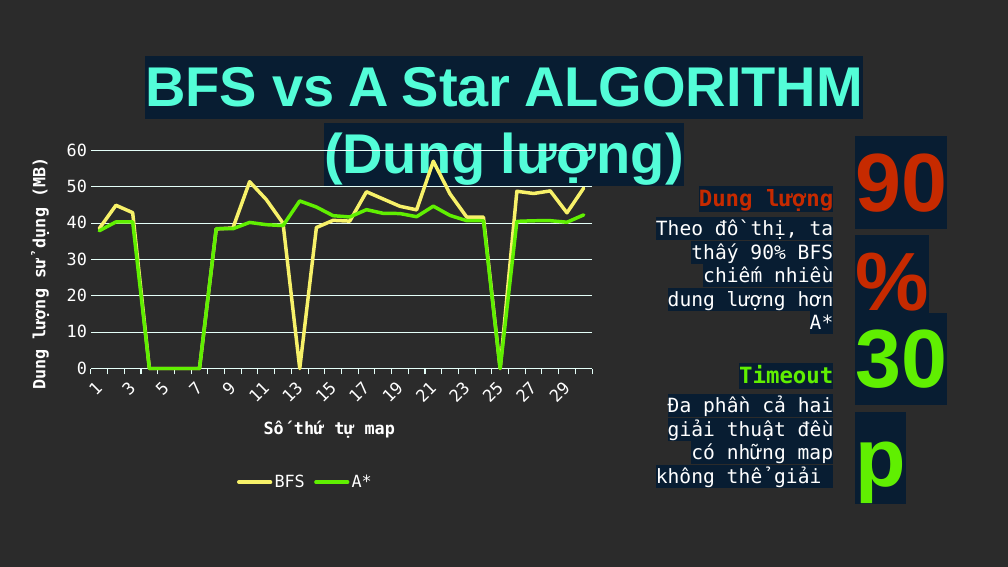
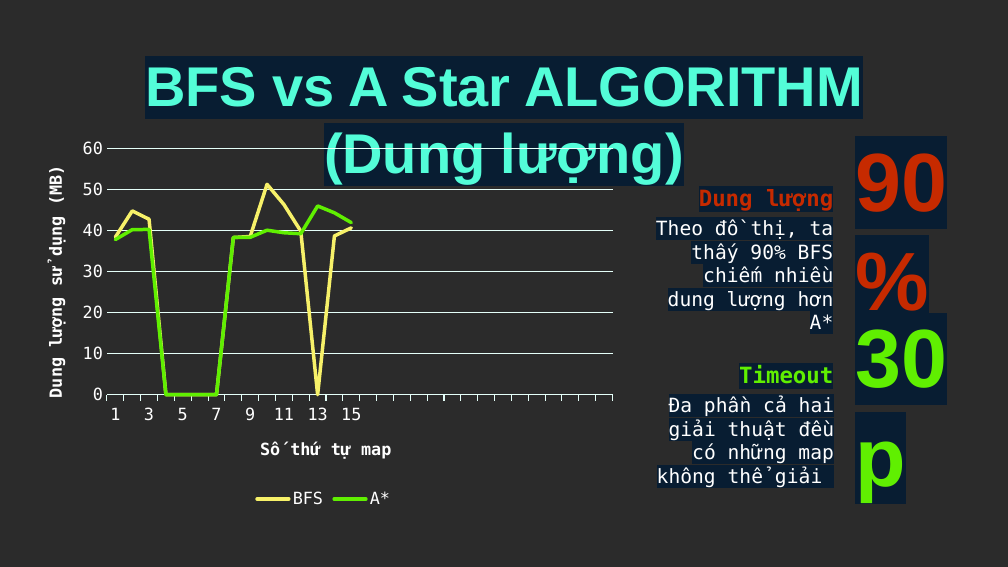
Before and after one commit to dinhtuantinh/game-Among-Koban, a slide deck: slide 12 of Sokoban_AI_Solver_Basic/Slides for presentation/Slides.pptx. Drawn at 1008x567 pixels with LibreOffice and Linux fonts; fonts in the diff are those of the drawing; background and template pictures are left out; a plain dark background stands for a picture behind light text. Boxes give left, top, right and bottom in pixels: in the first picture for what was removed or moved away, otherwise in the second. Text is boxed around its words. In the diff, an @@ line names an element or a change of style, - is before the commit and + after.

```diff
--- a/Sokoban_AI_Solver_Basic/Slides for presentation/Slides.pptx
+++ b/Sokoban_AI_Solver_Basic/Slides for presentation/Slides.pptx
@@ line chart at (32, 132, 616, 513) @@
-categories: 1, 2, 3, 4, 5, 6, 7, 8, 9, 10, 11, 12, 13, 14, 15, 16, 17, 18, 19, 20, 21, 22, 23, 24, 25, 26, 27, 28, 29, 30
+categories: 1, , 3, , 5, , 7, , 9, , 11, , 13, , 15, , , , , , , , , , , , , , , 
-BFS: 38, 45, 43, 0, 0, 0, 0, 38, 39, 51, 46, 40, 0, 39, 41, 41, 49, 47, 45, 44, 57, 48, 42, 42, 0, 49, 48, 49, 43, 50
+BFS: 38, 45, 43, 0, 0, 0, 0, 38, 39, 51, 46, 40, 0, 39, 41, -, -, -, -, -, -, -, -, -, -, -, -, -, -, -
-A*: 38, 40, 40, 0, 0, 0, 0, 38, 38, 40, 40, 39, 46, 44, 42, 42, 44, 43, 43, 42, 45, 42, 41, 41, 0, 40, 41, 41, 40, 42
+A*: 38, 40, 40, 0, 0, 0, 0, 38, 38, 40, 40, 39, 46, 44, 42, -, -, -, -, -, -, -, -, -, -, -, -, -, -, -
@@ category axis title "Số thứ tự map " to "Số thứ tự map" @@
@@ value axis title "Dung lượng sử dụng (MB) " to "Dung lượng sử dụng (MB)" @@
@@ legend changed @@
@@ category axis changed @@
@@ value axis changed @@
@@ plot area changed @@
@@ line chart: place and size @@
-line chart at (7, 133, 605, 496)
+line chart at (32, 132, 616, 513)
```
Also in this commit, not shown: 5 other slides changed, 33 other files.
